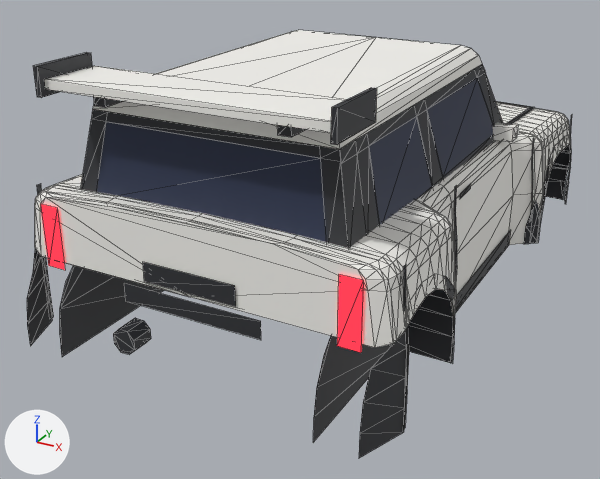
The glTF model assets/meshes/tora/Tora.glb as it was, and as the next commit left it.
Before and after are seen from a 50 mm lens placed at (6.51, -13.56, 5.58), pointed at (-0.49, -0.84, -0.79). Every picture has the same lights, and +X, +Y and +Z are marked at lower left. The picture after the commit comes second. Mesh edges are drawn as thin lines.

Before the edit, the objects in view are built like this:
```python
me_archlip_rl = bpy.data.meshes.new('ArchLip_RL')
me_archlip_rl.from_pydata(...)  # 26 vertices, 24 faces; spans x -3.23..-2.93, y -5.45..-2.45, z -1.42..0.58
me_archlip_rl.materials.append(mat_trim)  # dark grey #2f3035
me_hood = bpy.data.meshes.new('Hood')
me_hood.from_pydata(...)  # 55 vertices, 80 faces; spans x -2.78..2.78, y 2.55..5.15, z 0.72..0.92
me_hood.materials.append(mat_body)  # white #f7f6f1
me_rocker_r = bpy.data.meshes.new('Rocker_R')
me_rocker_r.from_pydata([(2.73, 2.25, -1.07), (2.73, -2.25, -1.07), (2.73, -2.25, -1.42), (2.73, 2.25, -1.42)], [], [(0, 1, 2), (0, 2, 3)])
me_rocker_r.materials.append(mat_trim)  # dark grey #2f3035
ob_archlip_rl = bpy.data.objects.new('ArchLip_RL', me_archlip_rl)
ob_archlip_rl.location = (0.0, 0.0, 0.0)
ob_hood = bpy.data.objects.new('Hood', me_hood)
ob_hood.location = (0.0, 0.0, 0.0)
ob_rocker_r = bpy.data.objects.new('Rocker_R', me_rocker_r)
ob_rocker_r.location = (0.0, 0.0, 0.0)
# also in view: 'Pillars' at (0.0, -1.02, 1.62); 'Fender_RR' at (2.74, -3.0, -0.16); 'WheelWell' at (0.0, 0.0, -0.53); 'TailGarnish' at (0.0, -5.02, -0.2); 'Cowl' at (0.0, -1.02, 1.01)
```
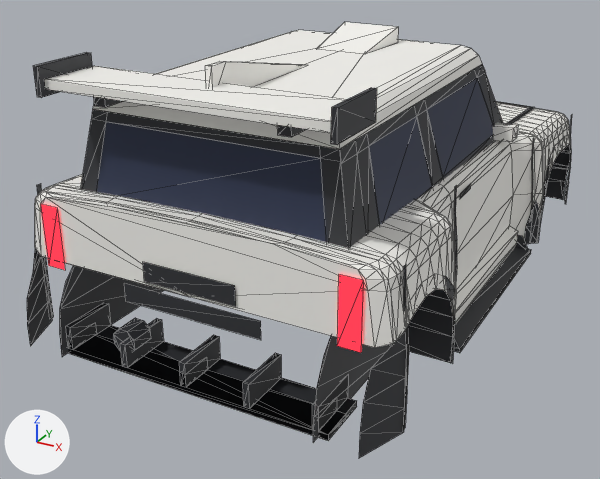
Location of each change, (x1, y1, x2, y2) in pixels of the pictures (600 x 479 px):
'Opt_Diffuser_Race_AccDiffuserRace', added: after (66, 303, 357, 439)
'Opt_Diffuser_Road_AccDiffuser', added: after (67, 323, 346, 441)
'Opt_Skirts_Blade_AccSideBlade_R', added: after (454, 235, 531, 353)
'Opt_Skirts_Side_AccSkirt_R', added: after (455, 226, 518, 325)
'Opt_Roof_Scoop_AccRoofScoop', added: after (316, 22, 398, 54)
'Opt_Roof_Fin_AccSharkFin', added: after (205, 61, 306, 87)

Edits to the bpy script that builds the scene:
```text
Add me_opt_skirts_side_accskirt_r:
    me_opt_skirts_side_accskirt_r.from_pydata([(2.7, 2.2, -1.46), (2.86, 2.2, -1.46), (2.86, -2.2, -1.46), (2.7, -2.2, -1.46), (2.9, 2.2, -1.3), (2.9, -2.2, -1.3), (2.9, 2.2, -1.06), (2.9, -2.2, -1.06), (2.7, 2.2, -0.98), (2.7, -2.2, -0.98)], [], [(0, 1, 2), (0, 2, 3), (1, 4, 5), (1, 5, 2), (4, 6, 7), (4, 7, 5), (6, 8, 9), (6, 9, 7), (0, 8, 6), (6, 4, 1), (6, 1, 0), (9, 3, 2), (2, 5, 7), (2, 7, 9)])
    me_opt_skirts_side_accskirt_r.materials.append(mat_body)  # white #f7f6f1
Add me_opt_roof_scoop_accroofscoop:
    me_opt_roof_scoop_accroofscoop.from_pydata([(-0.48, -0.25, 2.72), (0.48, -0.25, 2.72), (0.55, 1.05, 3.0), (-0.55, 1.05, 3.0), (0.55, 1.05, 2.7), (0.48, -0.25, 2.7), (-0.48, -0.25, 2.7), (-0.55, 1.05, 2.7)], [], [(0, 1, 2), (0, 2, 3), (4, 2, 1), (4, 1, 5), (6, 0, 3), (6, 3, 7)])
    me_opt_roof_scoop_accroofscoop.materials.append(mat_body)  # white #f7f6f1
Add me_opt_roof_fin_accsharkfin:
    me_opt_roof_fin_accsharkfin.from_pydata([(0.05, -3.95, 3.2), (0.05, -4.3, 3.2), (0.05, -4.3, 2.71), (0.05, -1.52, 2.71), (-0.05, -1.52, 2.71), (-0.05, -4.3, 2.71), (-0.05, -4.3, 3.2), (-0.05, -3.95, 3.2)], [], [(0, 1, 2), (0, 2, 3), (4, 5, 6), (4, 6, 7), (6, 1, 0), (6, 0, 7), (7, 0, 3), (7, 3, 4), (5, 2, 1), (5, 1, 6)])
    me_opt_roof_fin_accsharkfin.materials.append(mat_body)  # white #f7f6f1
Add ob_opt_skirts_side_accskirt_r:
    ob_opt_skirts_side_accskirt_r = bpy.data.objects.new('Opt_Skirts_Side_AccSkirt_R', me_opt_skirts_side_accskirt_r)
    ob_opt_skirts_side_accskirt_r.location = (0.0, 0.0, 0.0)
Add ob_opt_skirts_blade_accsideblade_r:
    ob_opt_skirts_blade_accsideblade_r = bpy.data.objects.new('Opt_Skirts_Blade_AccSideBlade_R', me_opt_skirts_blade_accsideblade_r)  # 16 vertices, 16 faces; spans x 2.7..3.2, y -2.2..2.2, z -1.48..-1.12; in mat_trim (dark grey #2f3035)
    ob_opt_skirts_blade_accsideblade_r.location = (0.0, 0.0, 0.0)
Add ob_opt_roof_scoop_accroofscoop:
    ob_opt_roof_scoop_accroofscoop = bpy.data.objects.new('Opt_Roof_Scoop_AccRoofScoop', me_opt_roof_scoop_accroofscoop)
    ob_opt_roof_scoop_accroofscoop.location = (0.0, 0.0, 0.0)
Add ob_opt_roof_fin_accsharkfin:
    ob_opt_roof_fin_accsharkfin = bpy.data.objects.new('Opt_Roof_Fin_AccSharkFin', me_opt_roof_fin_accsharkfin)
    ob_opt_roof_fin_accsharkfin.location = (0.0, 0.0, 0.0)
Add ob_opt_diffuser_road_accdiffuser:
    ob_opt_diffuser_road_accdiffuser = bpy.data.objects.new('Opt_Diffuser_Road_AccDiffuser', me_opt_diffuser_road_accdiffuser)  # a box spanning x -2.4..2.4, y -5.29..-4.74, z -1.44..-1.34; a box spanning x -2.25..-2.15, y -5.29..-4.74, z -1.34..-1.12; a box spanning x -0.05..0.05, y -5.29..-4.74, z -1.34..-1.12; a box spanning x 2.15..2.25, y -5.29..-4.74, z -1.34..-1.12; in mat_trim (dark grey #2f3035)
    ob_opt_diffuser_road_accdiffuser.location = (0.0, 0.0, 0.0)
Add ob_opt_diffuser_race_accdiffuserrace:
    ob_opt_diffuser_race_accdiffuserrace = bpy.data.objects.new('Opt_Diffuser_Race_AccDiffuserRace', me_opt_diffuser_race_accdiffuserrace)  # a box spanning x -2.4..2.4, y -5.29..-4.39, z -1.44..-1.34; a box spanning x -2.25..-2.15, y -5.29..-4.39, z -1.34..-0.94; a box spanning x -1.15..-1.05, y -5.29..-4.39, z -1.34..-0.94; a box spanning x -0.05..0.05, y -5.29..-4.39, z -1.34..-0.94; a box spanning x 1.05..1.15, y -5.29..-4.39, z -1.34..-0.94; a box spanning x 2.15..2.25, y -5.29..-4.39, z -1.34..-0.94; in mat_trim (dark grey #2f3035)
    ob_opt_diffuser_race_accdiffuserrace.location = (0.0, 0.0, 0.0)
```
